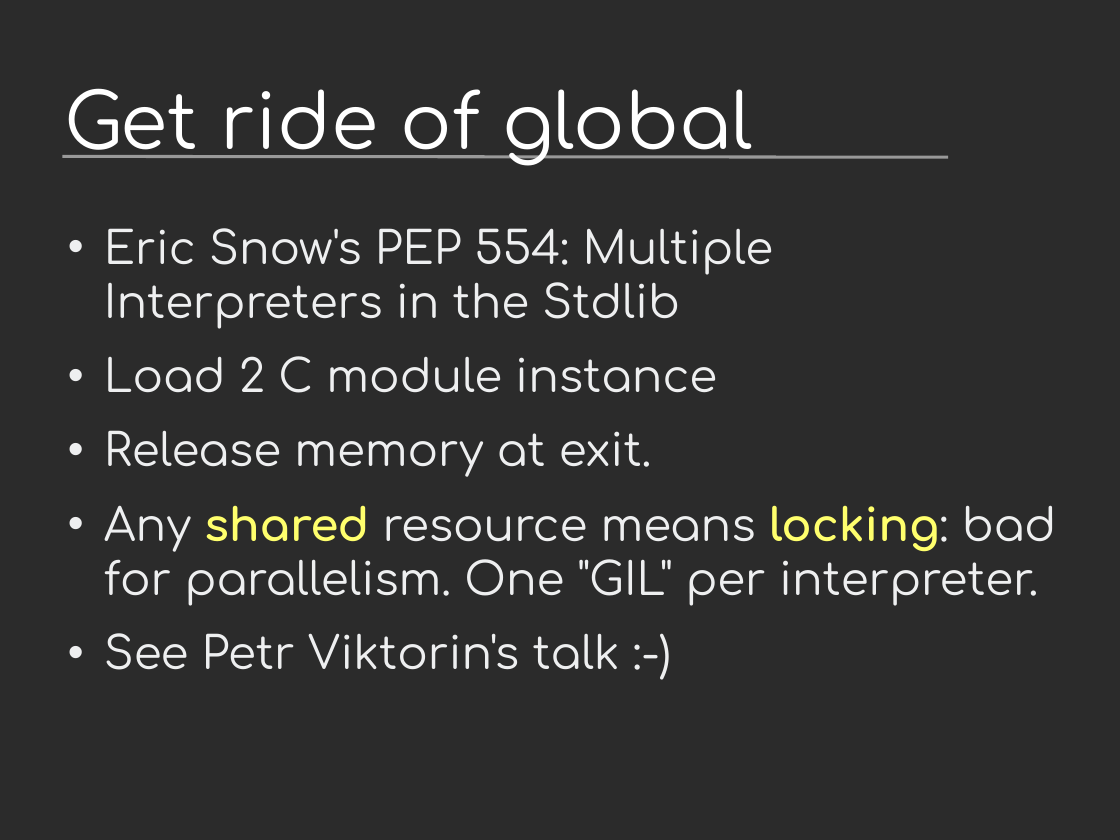
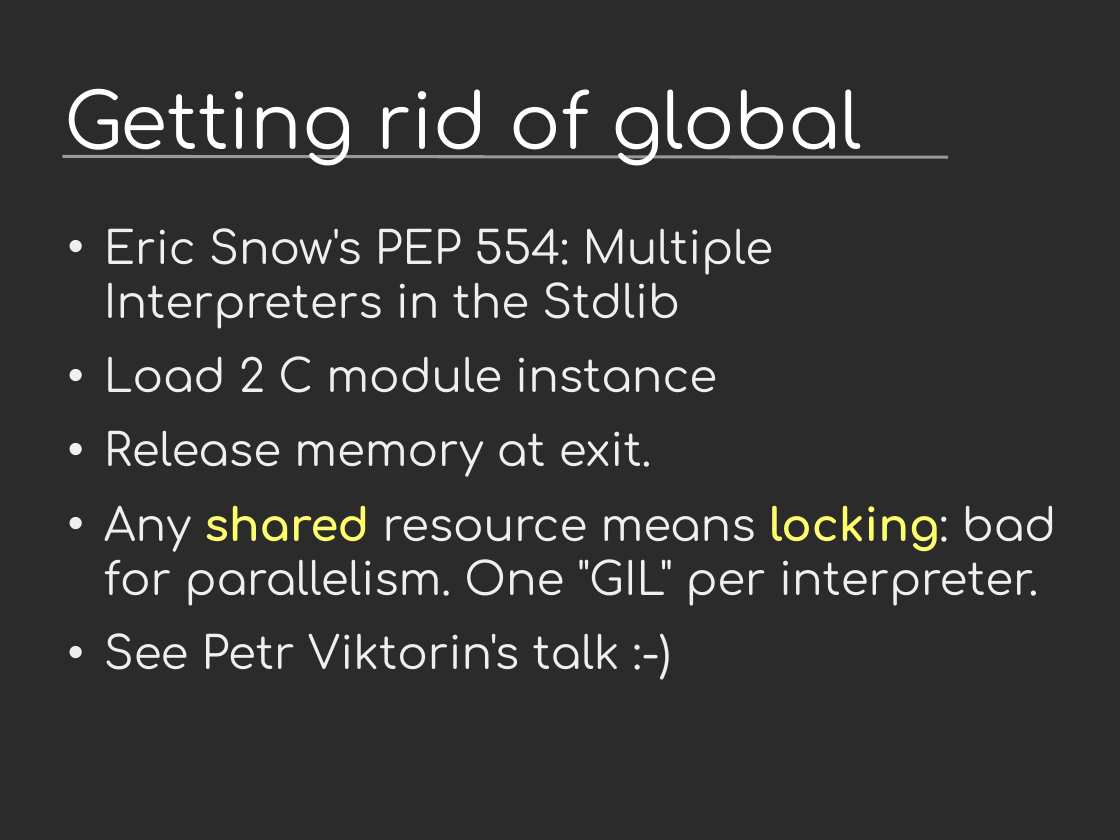
Before and after one commit to vstinner/talks, a slide deck: slide 6 of 2019-Pycon/status_stable_api_abi.odp. Drawn at 1120x840 pixels with LibreOffice and Linux fonts; fonts in the diff are those of the drawing; background and template pictures are left out; a plain dark background stands for a picture behind light text. Boxes give left, top, right and bottom in pixels: in the first picture for what was removed or moved away, otherwise in the second. Text is boxed around its words. In the diff, an @@ line names an element or a change of style, - is before the commit and + after.

```diff
--- a/2019-Pycon/status_stable_api_abi.odp
+++ b/2019-Pycon/status_stable_api_abi.odp
@@ title at (64,88,861,166): text changed @@
-Get ride of global
+Getting rid of global
```
Also in this commit, not shown: 1 other file.
